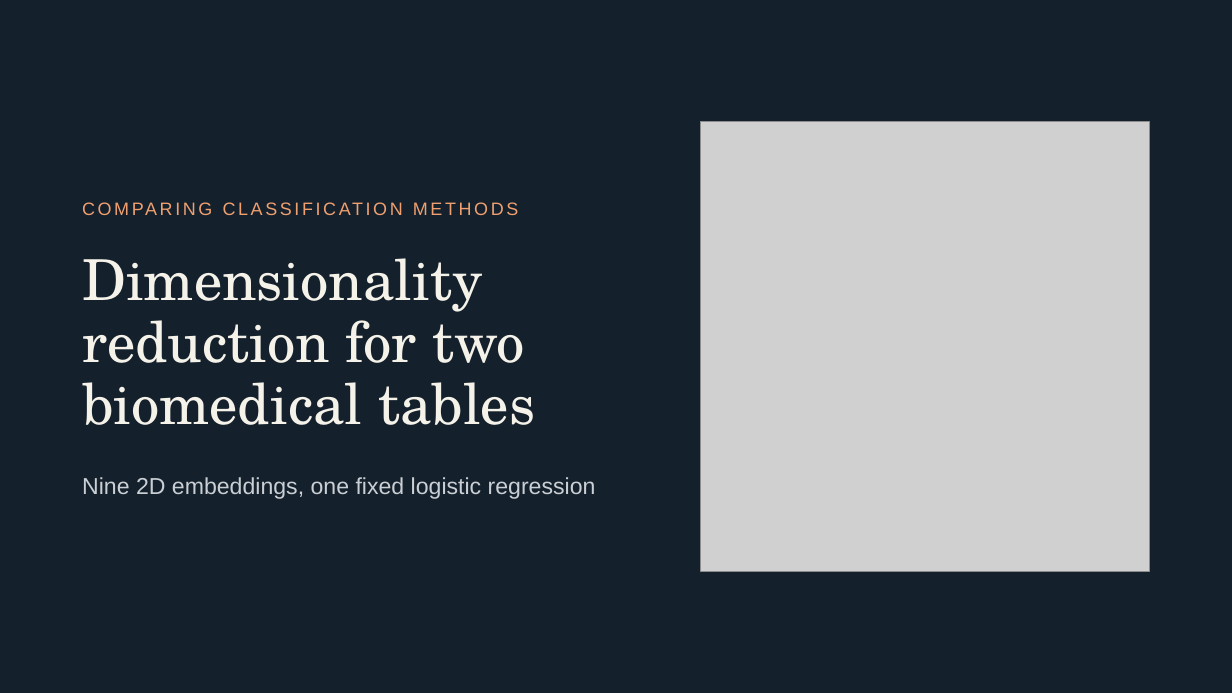
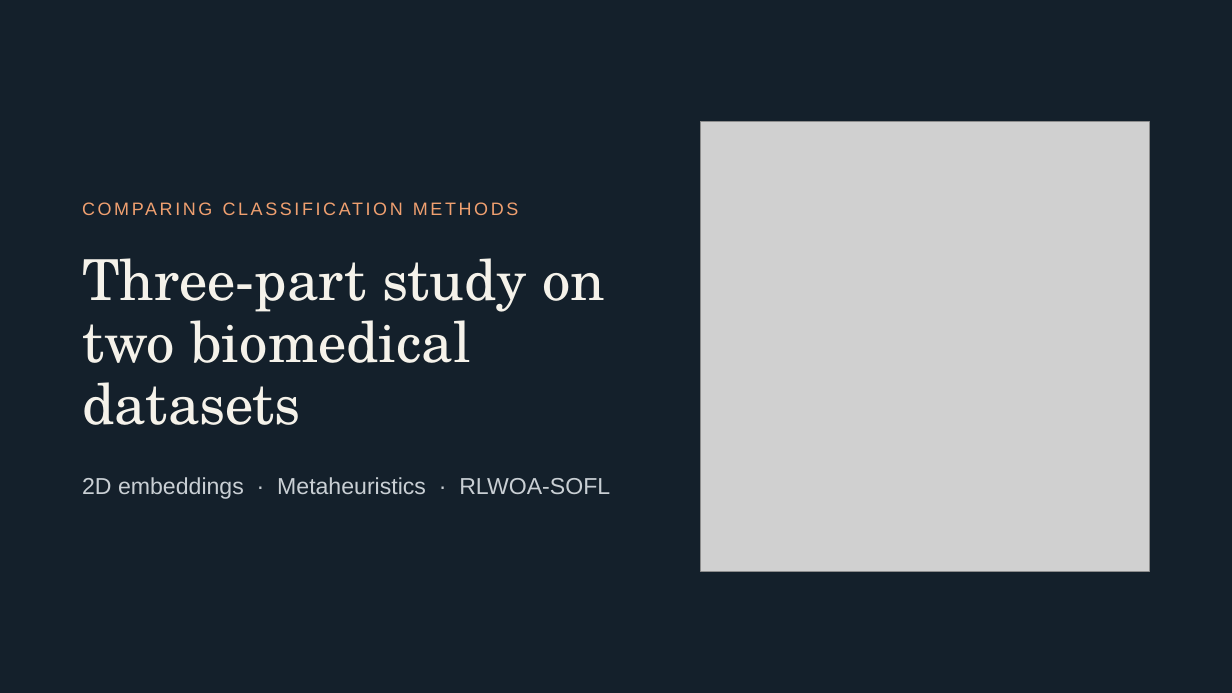
Before and after one commit to Gamila-Elfayoumi/comparing-classification-methods, a slide deck: slide 1 of deliverables/AML_presentation_paper_adaptation.pptx. Drawn at 1232x693 pixels with LibreOffice and Linux fonts; fonts in the diff are those of the drawing; grey boxes stand for pictures. Boxes give left, top, right and bottom in pixels: in the first picture for what was removed or moved away, otherwise in the second. Text is boxed around its words. In the diff, an @@ line names an element or a change of style, - is before the commit and + after.

Commit message:
Structure presentation as three parts and close with paper results

```diff
--- a/deliverables/AML_presentation_paper_adaptation.pptx
+++ b/deliverables/AML_presentation_paper_adaptation.pptx
@@ title at (x1=82, y1=258, x2=606, y2=425): text changed @@
-Dimensionality reduction for two biomedical tables
+Three-part study on two biomedical datasets
@@ text at (x1=82, y1=477, x2=610, y2=499): text changed @@
-Nine 2D embeddings, one fixed logistic regression
+2D embeddings · Metaheuristics · RLWOA-SOFL
```
Also in this commit, not shown: 1 other slide changed, 5 slides added, 1 other file.
